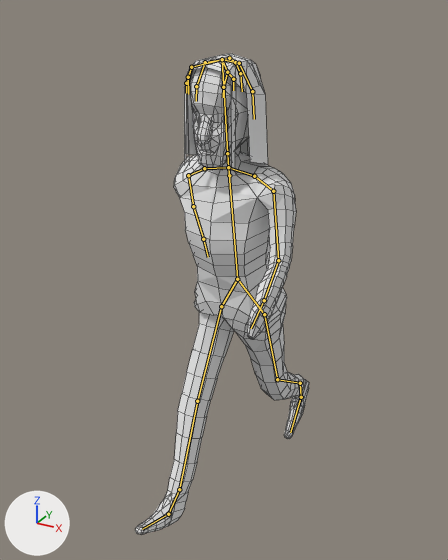
Renders of the Blender file blend/metaleiro.blend from each side of a commit.
Camera for both pictures: a 50 mm lens placed at (18.3, -34.3, 34.8), pointed at (-0.8, 0.3, 17.5). The axes (+X, +Y, +Z) are drawn at lower left. The lights are the same throughout. Both versions are drawn at the pose saved in each file; the numbers are the values there. The bones that bend it are drawn over the model as lines. Mesh edges are drawn as thin lines.

Names of what the first picture shows: 'Head'.
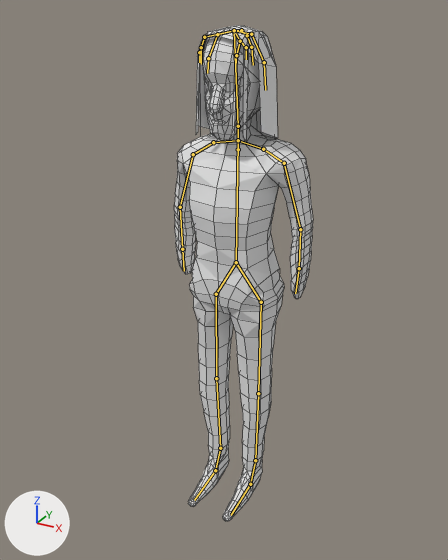
What differs and where, as boxes [x1, y1, x2, y2] in the pictures (448 x 560 px):
'Head', posed (20% narrower): before [135, 54, 309, 534]; after [174, 25, 313, 521]
bone 'Bone', root to tip: before (229, 175) to (228, 167); after (238, 149) to (238, 140)
bone 'arm_right_1', root to tip: before (204, 168) to (188, 175); after (213, 142) to (193, 154)
bone 'arm_right_2', root to tip: before (188, 175) to (193, 206); after (193, 154) to (180, 207)
bone 'arm_right_3', root to tip: before (193, 206) to (203, 239); after (180, 207) to (182, 249)
bone 'hand_right', root to tip: before (203, 239) to (208, 257); after (182, 249) to (184, 271)
bone 'arm_left_1', root to tip: before (254, 176) to (273, 191); after (263, 149) to (284, 163)
bone 'arm_left_2', root to tip: before (273, 191) to (278, 260); after (284, 163) to (300, 229)
bone 'arm_left_3', root to tip: before (278, 260) to (264, 300); after (300, 229) to (299, 268)
bone 'coxa_right', root to tip: before (221, 306) to (197, 401); after (216, 294) to (216, 378)
bone 'coxa_left', root to tip: before (264, 314) to (277, 379); after (261, 302) to (258, 393)
bone 'leg_left', root to tip: before (277, 379) to (300, 383); after (258, 393) to (255, 460)
bone 'calcanhar_left', root to tip: before (300, 383) to (301, 397); after (255, 460) to (250, 484)
bone 'head', root to tip: before (227, 153) to (222, 59); after (238, 126) to (234, 30)

What the commit changed:
Bone 'Bone' (bone_bone) moves from (0.0, -1.45, 1.12) to (0.0, 0.0, 0.0).
Bone 'Bone' (bone_bone) turns from (10, 0, 0) to (0, 0, 0) degrees about its own x, y and z.
Bone 'arm_right_1' (bone_arm_right_1) turns from (-14, -22, 3) to (0, 0, 0) degrees about its own x, y and z.
Bone 'arm_right_2' (bone_arm_right_2) turns from (-3, -1, 0) to (0, 0, 0) degrees about its own x, y and z.
Bone 'arm_right_3' (bone_arm_right_3) turns from (16, 0, 0) to (0, 0, 0) degrees about its own x, y and z.
Bone 'hand_right' (bone_hand_right) turns from (6, 0, 0) to (0, 0, 0) degrees about its own x, y and z.
Bone 'arm_left_1' (bone_arm_left_1) turns from (17, -30, -5) to (0, 0, 0) degrees about its own x, y and z.
Bone 'arm_left_2' (bone_arm_left_2) turns from (4, -1, 0) to (0, 0, 0) degrees about its own x, y and z.
Bone 'arm_left_3' (bone_arm_left_3) turns from (19, 0, 0) to (0, 0, 0) degrees about its own x, y and z.
Bone 'coxa_right' (bone_coxa_right) turns from (40, 0, 0) to (0, 0, 0) degrees about its own x, y and z.
Bone 'coxa_left' (bone_coxa_left) turns from (-12, 0, 0) to (0, 0, 0) degrees about its own x, y and z.
Bone 'leg_left' (bone_leg_left) turns from (-36, 0, 0) to (0, 0, 0) degrees about its own x, y and z.
Bone 'calcanhar_left' (bone_calcanhar_left) turns from (-15, 0, 0) to (0, 0, 0) degrees about its own x, y and z.
Bone 'head' (bone_head) turns from (-9, 0, 0) to (0, 0, 0) degrees about its own x, y and z.
